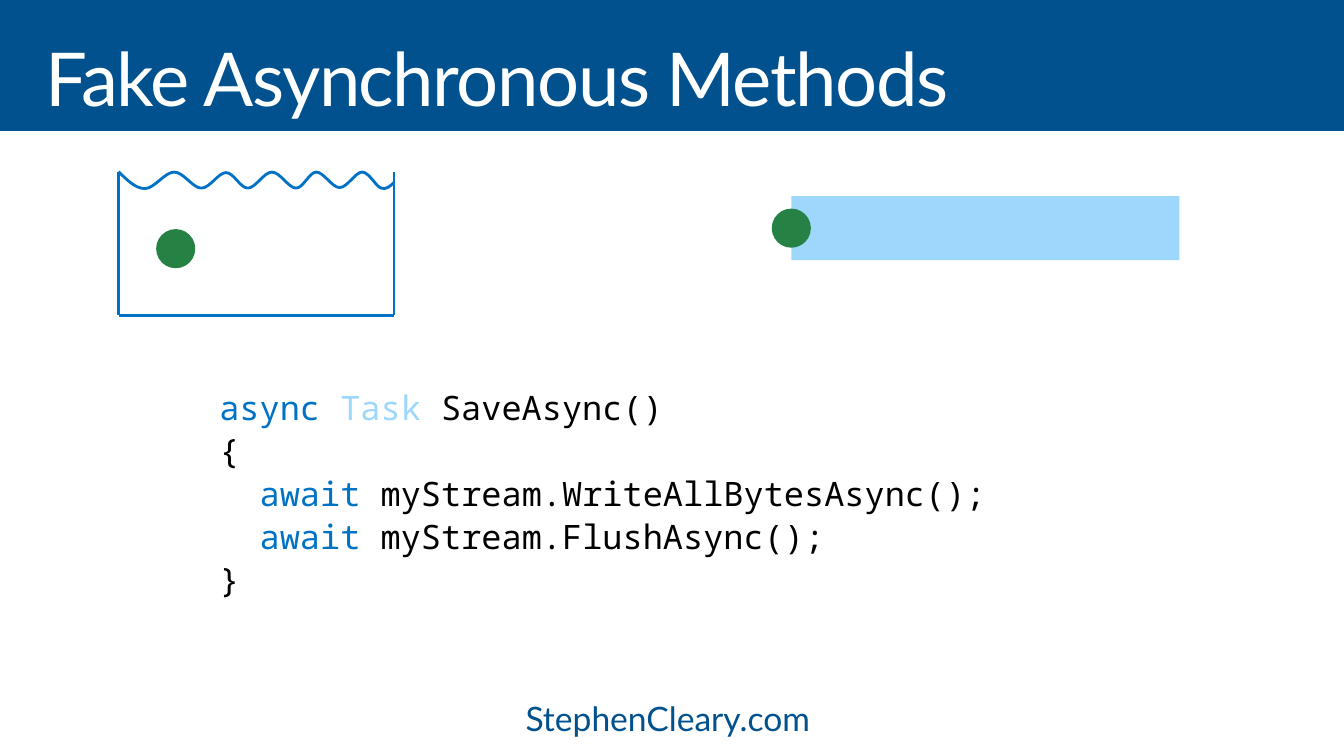
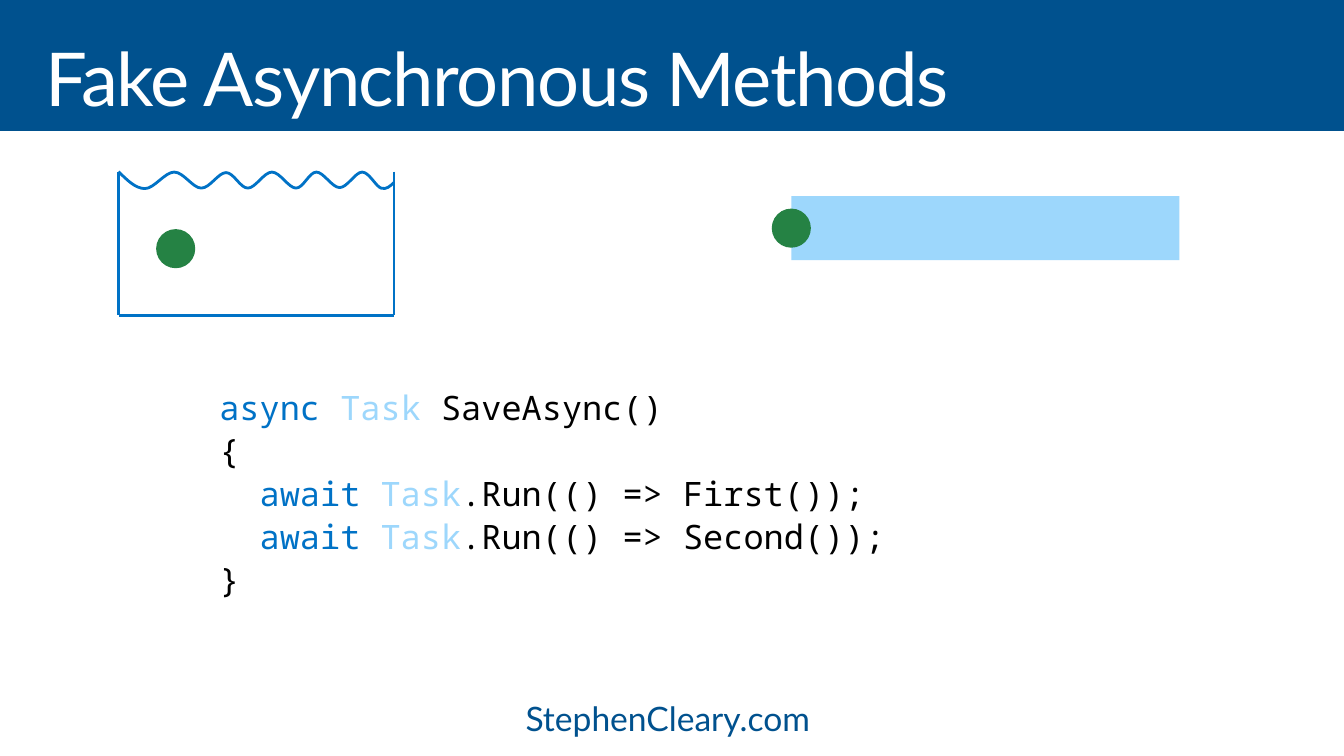
Before and after one commit to StephenCleary/Presentations, a slide deck: slide 32 of Async Servers/Intro to Async ASP.NET - 16.9.pptx (slide 30 before the commit). Drawn at 1344x756 pixels with LibreOffice and Linux fonts; fonts in the diff are those of the drawing. Boxes give left, top, right and bottom in pixels: in the first picture for what was removed or moved away, otherwise in the second. Text is boxed around its words. In the diff, an @@ line names an element or a change of style, - is before the commit and + after.

```diff
--- a/Async Servers/Intro to Async ASP.NET - 16.9.pptx
+++ b/Async Servers/Intro to Async ASP.NET - 16.9.pptx
@@ text at <box>260,480,885,555</box>: text changed @@
-await myStream.WriteAllBytesAsync();
-await myStream.FlushAsync();
+await Task.Run(() => First());
+await Task.Run(() => Second());
```
Also in this commit, not shown: 18 other slides changed, 1 slide added, 1 slide removed, 5 other files.
